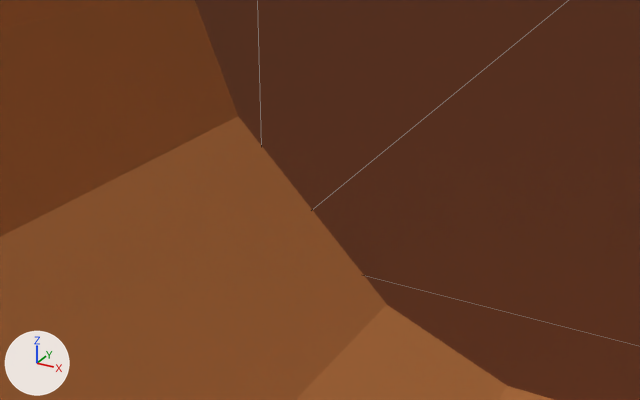
One commit to the glTF model assets/models/tool_sickle.glb: the scene before it, then after it.
Camera for both pictures: a 50 mm lens placed at (0.0247, -0.0221, 0.0127), pointed at (0.0082, 0.0079, -0.0023). The axes (+X, +Y, +Z) are drawn at lower left. The lights are the same throughout. The picture after the commit comes second. Mesh edges are drawn as thin lines. Everything nearer to the camera than a plane just in front of the edit is cut away.

Names of what the first picture shows: 'Wood__78482C', 'Wood__CC8448'.
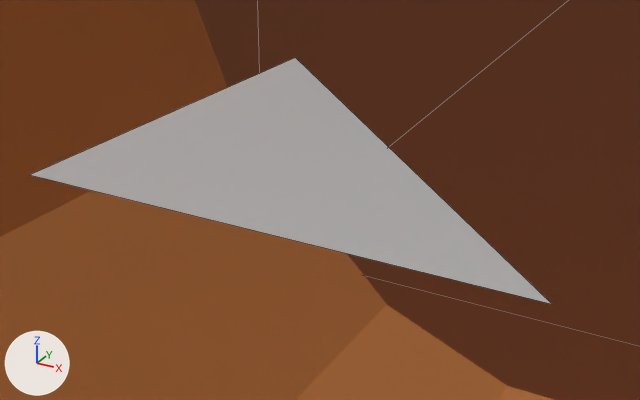
Boxes [x1, y1, x2, y2] around the edits, measured in the pictures (640 x 400 px):
```json
{"object": "Origin__000000", "change": "added", "after": [31, 58, 552, 304]}
```

The change, as JSON lines over the scene's bpy script:
```json
{"op": "add", "block": "mat_origin__000000", "code": ["mat_origin__000000 = principled_material('Origin__000000')", "mat_origin__000000.base_color = (0.8, 0.8, 0.8)  # white #e7e7e7", "mat_origin__000000.roughness = 0.4"]}
{"op": "add", "block": "me_origin__000000", "code": ["me_origin__000000 = bpy.data.meshes.new('Origin__000000')", "me_origin__000000.from_pydata([(0.0, 0.0, 0.0), (0.02, 0.0, 0.0), (0.0, 0.02, 0.0)], [], [(0, 1, 2)])", "me_origin__000000.materials.append(mat_origin__000000)  # white #e7e7e7"]}
{"op": "add", "block": "ob_origin__000000", "code": ["ob_origin__000000 = bpy.data.objects.new('Origin__000000', me_origin__000000)", "ob_origin__000000.location = (0.0, 0.0, 0.0)"]}
```
